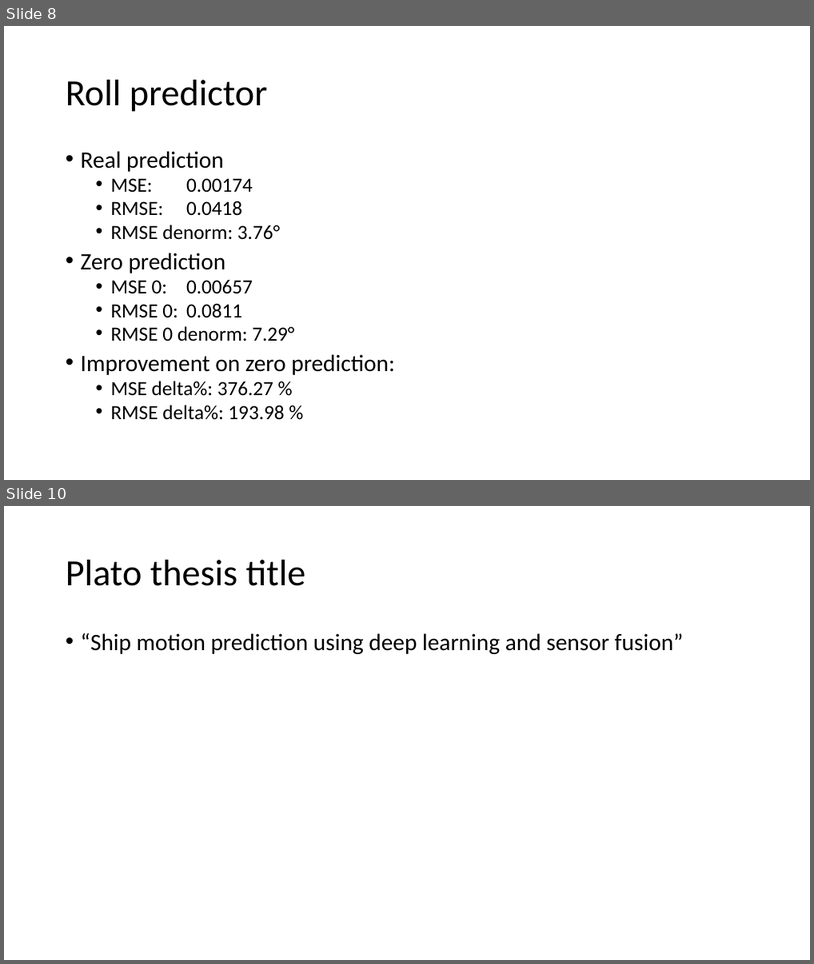
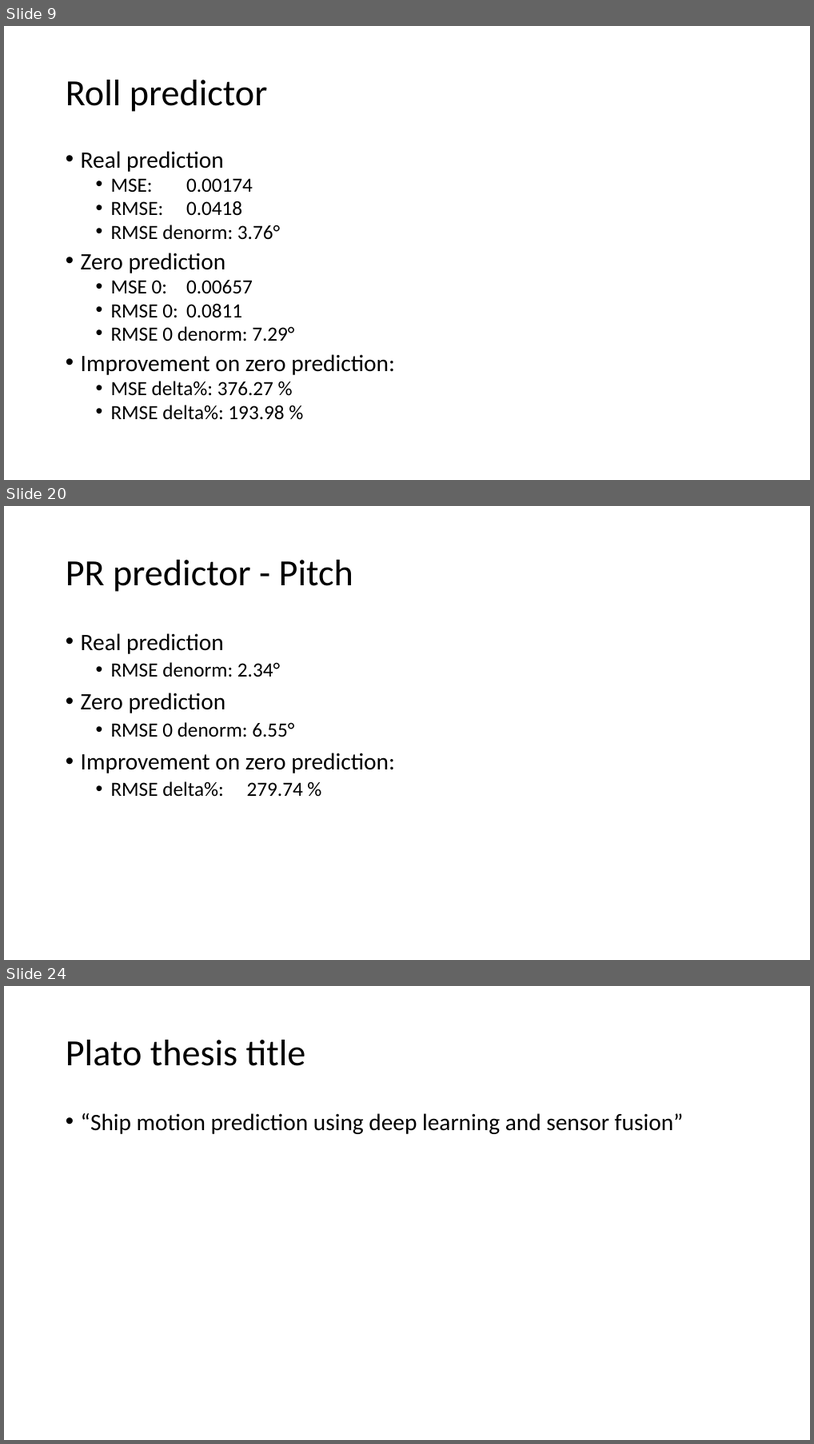
Before and after one commit to lancedw/3D-state-prediction-for-surface-vessels-using-IMU-data-and-images, a slide deck: Documentation/Presentations/Meeting 25-03-22.pptx. Shown one above the other, each under a label of ours: slides 8 and 10 before the commit, slides 9, 20 and 24 after it; the slides between them are not shown. The pictures are 814x964 and 814x1444 pixels, drawn with LibreOffice and Linux fonts; fonts in the diff are those of the drawing. Boxes give left, top, right and bottom in pixels: in the first picture for what was removed or moved away, otherwise in the second. Text is boxed around its words. In the diff, an @@ line names an element or a change of style, - is before the commit and + after.

```diff
--- a/Documentation/Presentations/Meeting 25-03-22.pptx
+++ b/Documentation/Presentations/Meeting 25-03-22.pptx
@@ slide 20 added at (4, 506, 810, 960), background #FFFFFF @@
@@ title added at (66, 560, 354, 592), 44 pt, text #000000 @@
+PR predictor - Pitch
@@ text added at (81, 633, 395, 796), 28 pt, text #000000 @@
+• Real prediction
+  • RMSE denorm: 2.34°
+• Zero prediction
+  • RMSE 0 denorm: 6.55°
+• Improvement on zero prediction:
+  • RMSE delta%: 279.74 %
@@ what was slide 8 is now slide 9 @@
@@ what was slide 10 is now slide 24 @@
```
Also in this commit, not shown: 2 slides changed, 13 other slides added, 9 other files.
